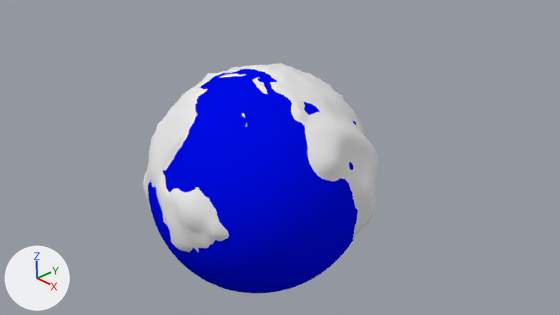
The Blender file models/untitled.blend, before and after one commit.
One viewpoint serves both versions: the file's camera 'Camera'. Every picture has the same lights, and +X, +Y and +Z are marked at lower left.

The first picture shows 'Earth', 'Water'.
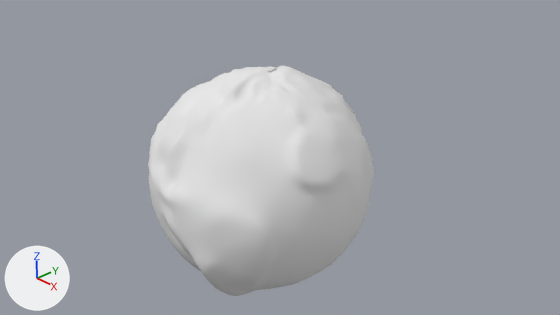
Commit message: Updated untitled blend (earth model)

Pixel boxes (x1, y1, x2, y2) of what changed, in the pictures (560 x 315 px):
'Earth', reshaped
    before: (143, 63, 378, 253)
    after: (148, 66, 374, 296)
'Water', hidden (blue)
    before: (148, 68, 358, 293)

Diff of the bpy script that builds the scene:
```diff
--- a/models/untitled.blend.py
+++ b/models/untitled.blend.py
@@ me_sphere_001 @@
 # used by ob_earth; location = (0.0, 0.0, 0.0); scale = (2.0, 2.0, 2.0)
-me_sphere_001.from_pydata(...)  # 7938 vertices, 8192 faces; spans x -1.02..1.02, y -1.11..1.0, z -1.0..1.02
+me_sphere_001.from_pydata(...)  # 7938 vertices, 8192 faces; spans x -1.01..1.0, y -1.06..1.08, z -1.0..1.02
+# me_sphere_001 part 1: 3886 of 7938 vertices moved; they spanned x -1.02..1.02, y -1.11..1.0, z -0.96..1.02 and now span x -1.01..1.0, y -1.06..1.08, z -0.95..1.02; mean shift (0.0, 0.01, -0.01); largest move (-0.59, 0.8, -0.1) -> (-0.74, 0.84, -0.05)
 me_sphere_001.materials.append(mat_earthcolor)
@@ ob_water @@
 ob_water.scale = (2.2, 2.01, 2.01)
+ob_water.hide_viewport = True
```
